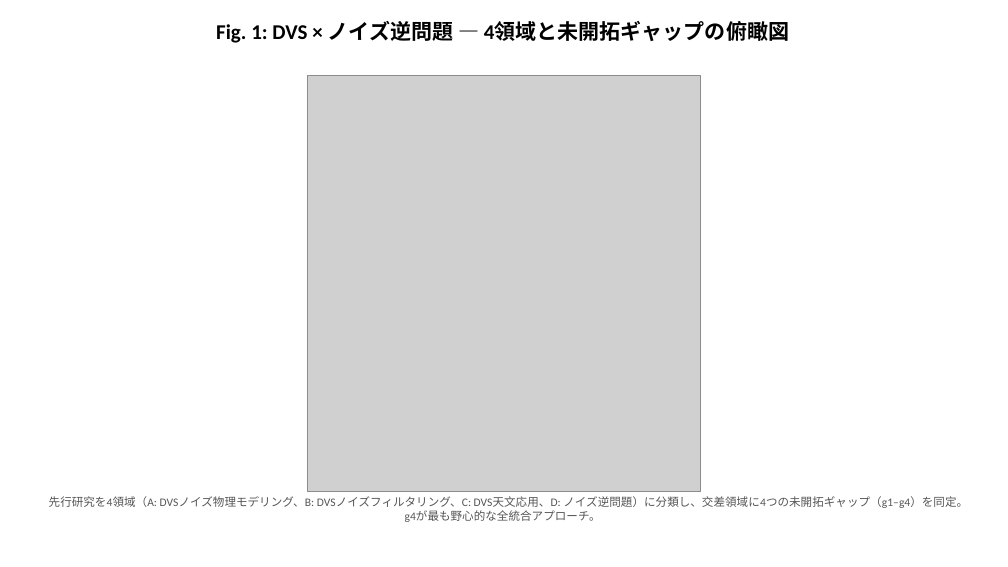
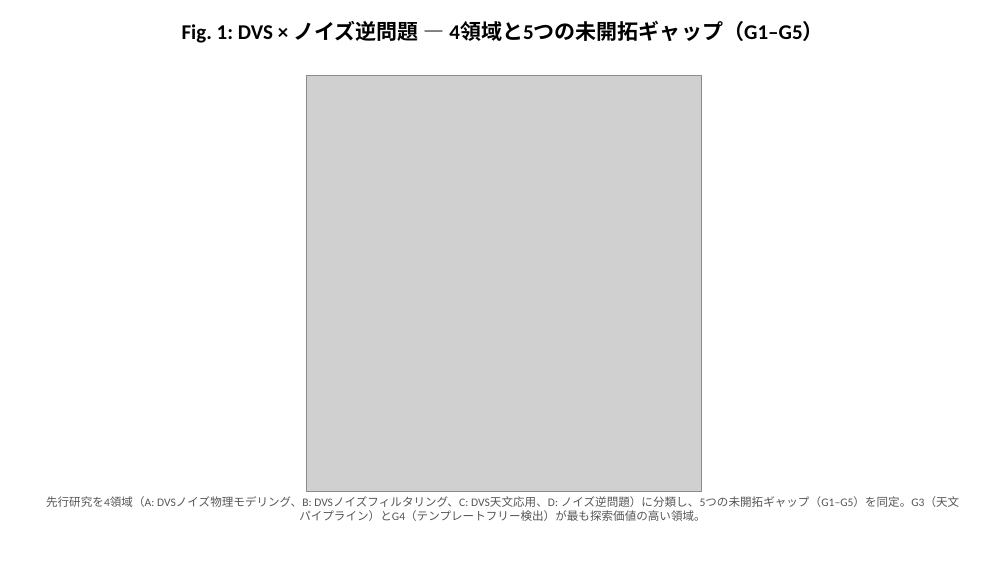
Before and after one commit to bougtoir/heat-accidents-mortality, a slide deck: slide 1 of dvs_noise_inverse_problem/dvs_noise_inverse_problem_figures.pptx. Drawn at 1008x567 pixels with LibreOffice and Linux fonts; fonts in the diff are those of the drawing; grey boxes stand for pictures. Boxes give left, top, right and bottom in pixels: in the first picture for what was removed or moved away, otherwise in the second. Text is boxed around its words. In the diff, an @@ line names an element or a change of style, - is before the commit and + after.

```diff
--- a/dvs_noise_inverse_problem/dvs_noise_inverse_problem_figures.pptx
+++ b/dvs_noise_inverse_problem/dvs_noise_inverse_problem_figures.pptx
@@ text at box(182, 21, 824, 43): text changed @@
-Fig. 1: DVS × ノイズ逆問題 — 4領域と未開拓ギャップの俯瞰図
+Fig. 1: DVS × ノイズ逆問題 — 4領域と5つの未開拓ギャップ（G1–G5）
@@ text at box(46, 496, 960, 521): text changed @@
-先行研究を4領域（A: DVSノイズ物理モデリング、B: DVSノイズフィルタリング、C: DVS天文応用、D: ノイズ逆問題）に分類し、交差領域に4つの未開拓ギャップ（g1–g4）を同定。g4が最も野心的な全統合アプローチ。
+先行研究を4領域（A: DVSノイズ物理モデリング、B: DVSノイズフィルタリング、C: DVS天文応用、D: ノイズ逆問題）に分類し、5つの未開拓ギャップ（G1–G5）を同定。G3（天文パイプライン）とG4（テンプレートフリー検出）が最も探索価値の高い領域。
```
Also in this commit, not shown: 1 other slide changed, 10 other files.
